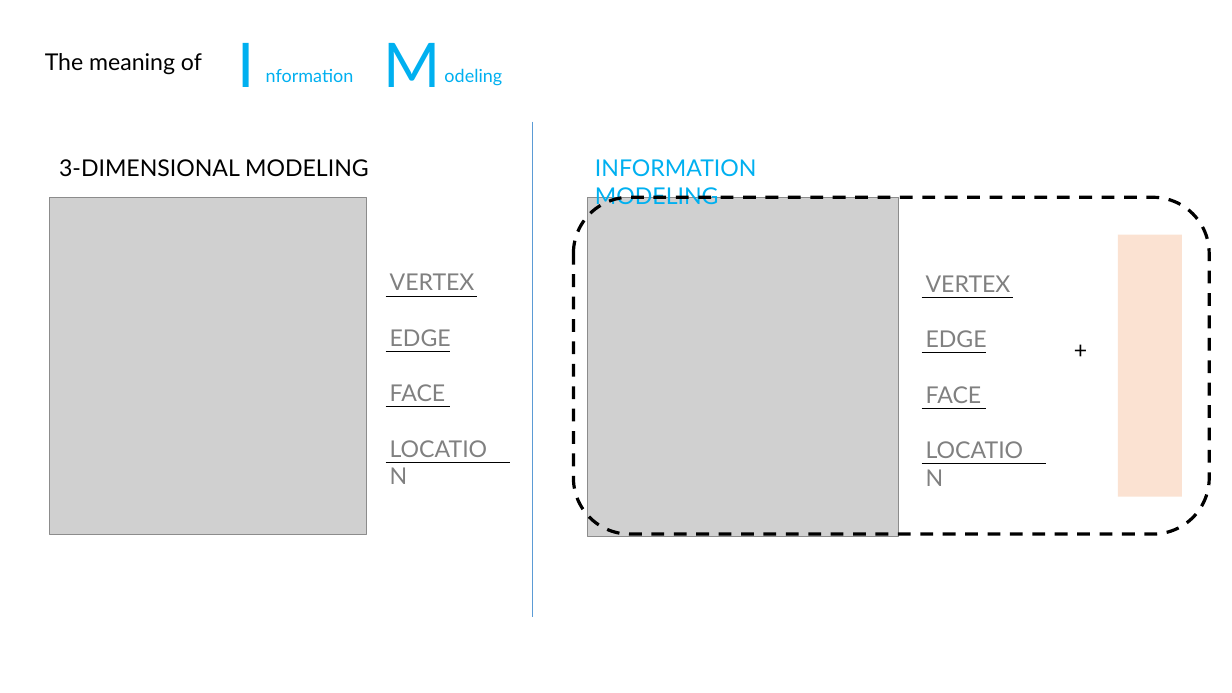
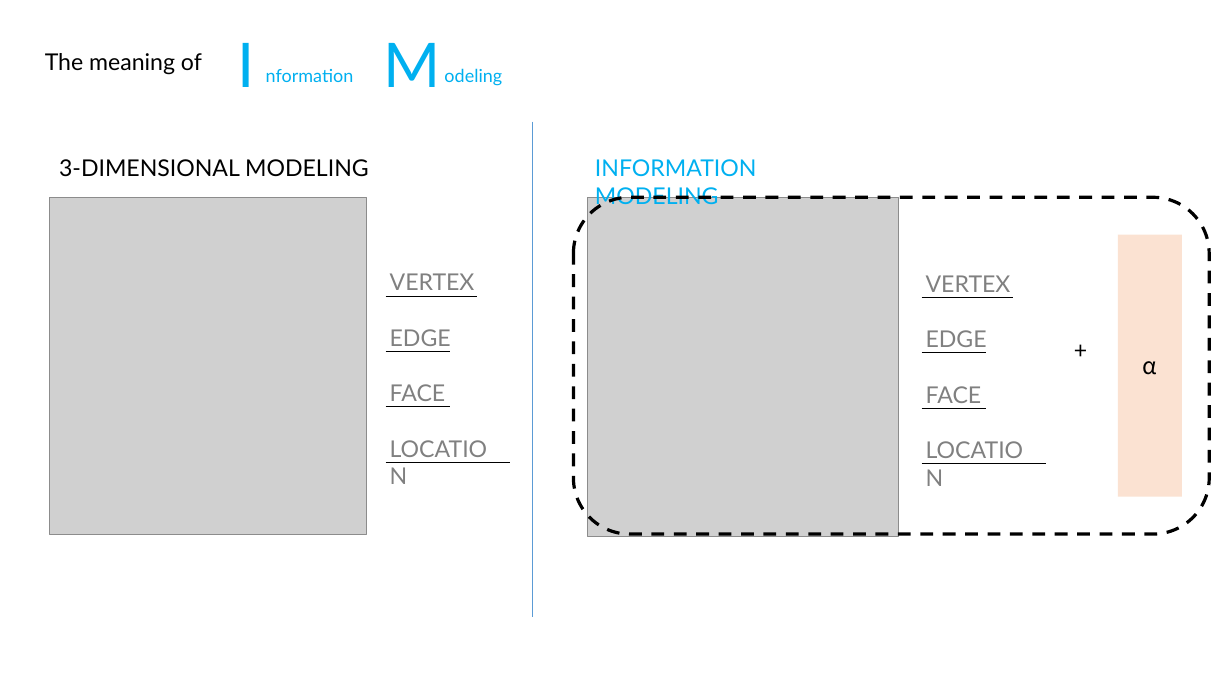
Before and after one commit to hnanmal/mQ, a slide deck: slide 3 of 논문준비/프레젠테이션1.pptx. Drawn at 1232x693 pixels with LibreOffice and Linux fonts; fonts in the diff are those of the drawing; grey boxes stand for pictures. Boxes give left, top, right and bottom in pixels: in the first picture for what was removed or moved away, otherwise in the second. Text is boxed around its words. In the diff, an @@ line names an element or a change of style, - is before the commit and + after.

```diff
--- a/논문준비/프레젠테이션1.pptx
+++ b/논문준비/프레젠테이션1.pptx
@@ text in rectangle at box(1143, 361, 1157, 375): text added @@
+α
```
Also in this commit, not shown: 7 other slides changed, 2 slides added, 2 slides removed.
